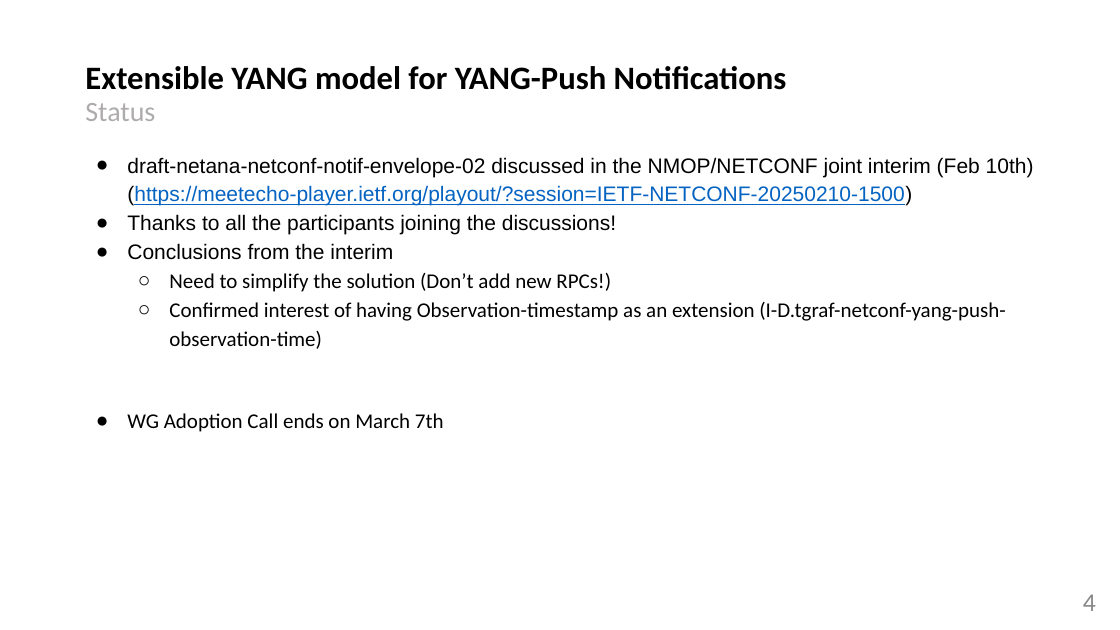
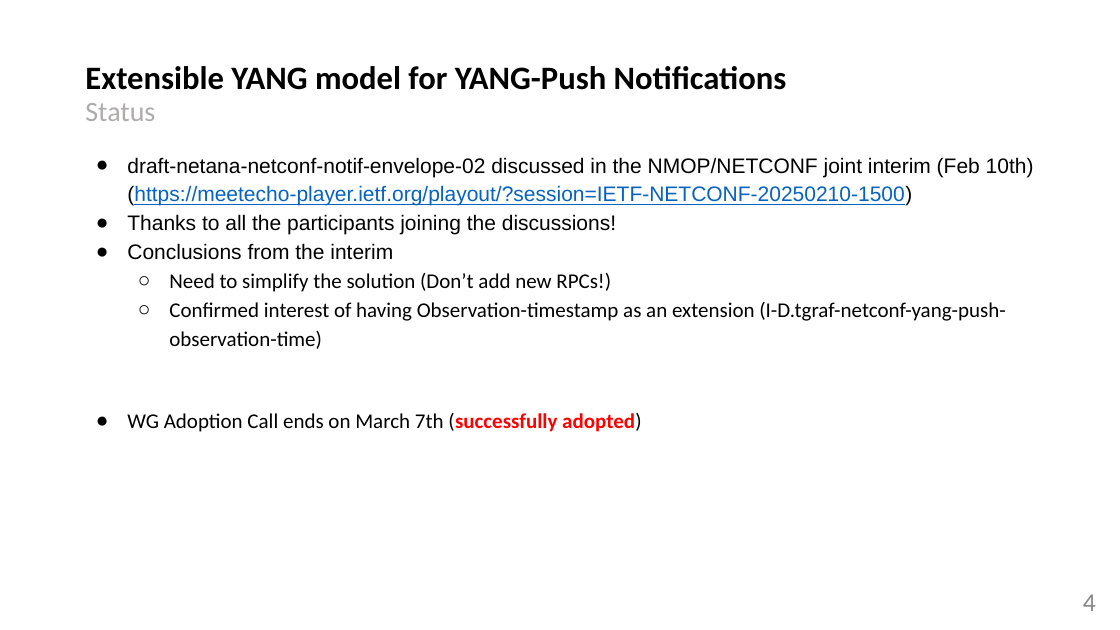
Before and after one commit to network-analytics/ietf-network-analytics-document-status, a slide deck: slide 4 of 122/NETCONF/draft-netana-netconf-notif-envelope-03.pptx. Drawn at 1120x630 pixels with LibreOffice and Linux fonts; fonts in the diff are those of the drawing. Boxes give left, top, right and bottom in pixels: in the first picture for what was removed or moved away, otherwise in the second. Text is boxed around its words. In the diff, an @@ line names an element or a change of style, - is before the commit and + after.

```diff
--- a/122/NETCONF/draft-netana-netconf-notif-envelope-03.pptx
+++ b/122/NETCONF/draft-netana-netconf-notif-envelope-03.pptx
@@ text at [127, 413, 642, 432]: text changed @@
-● WG Adoption Call ends on March 7th
+● WG Adoption Call ends on March 7th (successfully adopted)
```
Also in this commit, not shown: 3 other slides changed, 1 other file.
